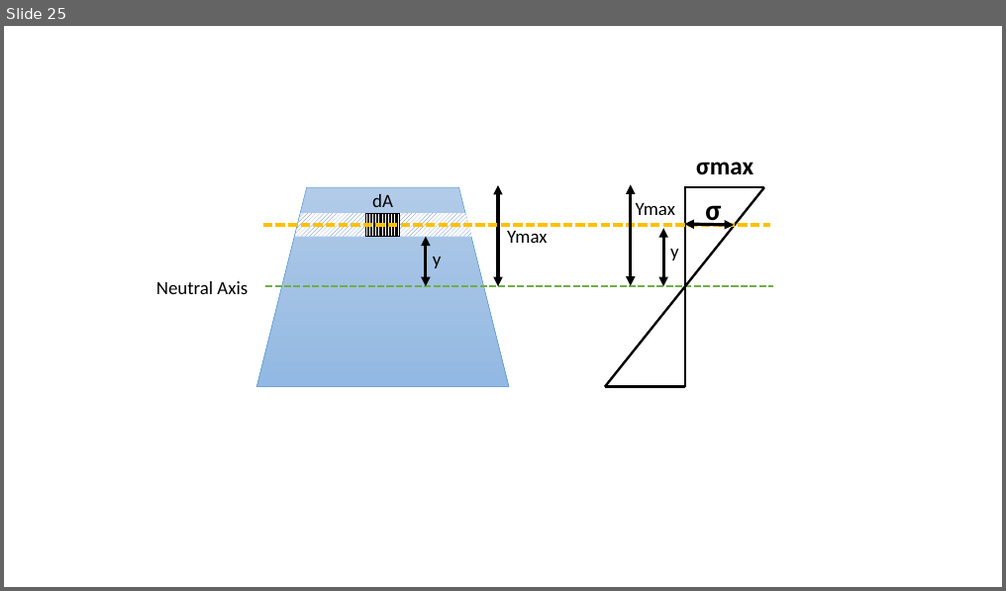
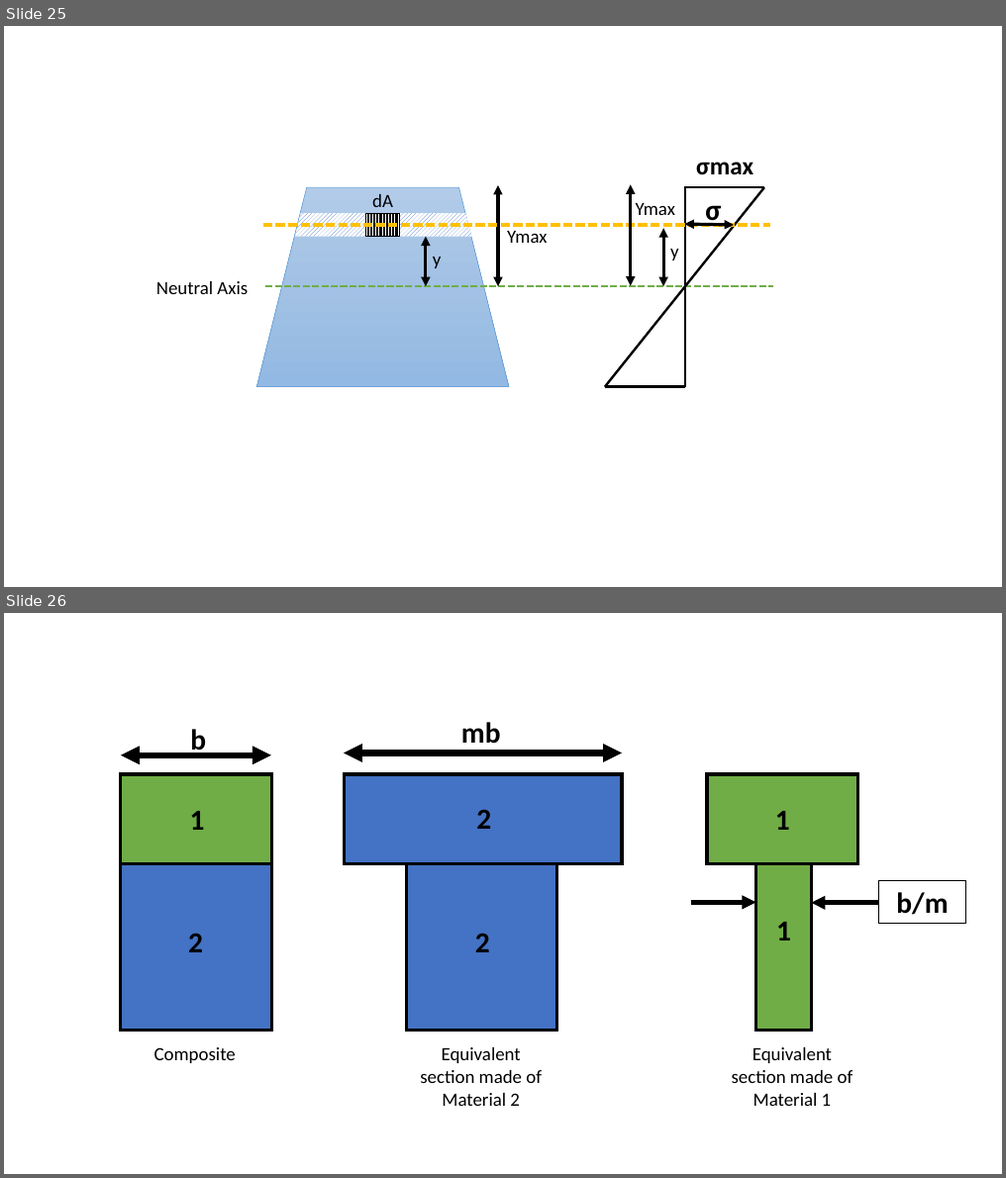
Before and after one commit to Kulasekaran-148/LATEX-Shortnotes-GATE, a slide deck: STRENGTH OF MATERIALS SHORTNOTES/SOM Revision.pptx. Shown one above the other, each under a label of ours: slide 25 before the commit, slides 25 and 26 after it. The pictures are 1006x591 and 1006x1178 pixels, drawn with LibreOffice and Linux fonts; fonts in the diff are those of the drawing. Boxes give left, top, right and bottom in pixels: in the first picture for what was removed or moved away, otherwise in the second. Text is boxed around its words. In the diff, an @@ line names an element or a change of style, - is before the commit and + after.

```diff
--- a/STRENGTH OF MATERIALS SHORTNOTES/SOM Revision.pptx
+++ b/STRENGTH OF MATERIALS SHORTNOTES/SOM Revision.pptx
@@ slide 26 added at (4, 613, 1002, 1174), background #FFFFFF @@
@@ text added at (190, 729, 206, 757), 28 pt, text #000000, bold @@
+b
@@ text added at (461, 722, 501, 744), 28 pt, text #000000, bold @@
+mb
@@ double arrow added from (121, 756) to (271, 756), #000000 6 pt @@
@@ double arrow added from (344, 753) to (622, 753), #000000 6 pt @@
@@ rectangle added at (121, 774, 272, 1031), fill #4472C4, outline #000000 3 pt @@
@@ rectangle added at (121, 774, 272, 864), fill #70AD47, outline #000000 3 pt @@
@@ rectangle added at (345, 774, 623, 864), fill #4472C4, outline #000000 3 pt @@
@@ rectangle added at (707, 774, 858, 864), fill #70AD47, outline #000000 3 pt @@
@@ text added at (190, 811, 205, 830), 28 pt, text #000000, bold @@
+1
@@ text added at (476, 809, 491, 829), 28 pt, text #000000, bold @@
+2
@@ text added at (775, 811, 790, 830), 28 pt, text #000000, bold @@
+1
@@ rectangle added at (406, 863, 557, 1031), fill #4472C4, outline #000000 3 pt @@
@@ rectangle added at (756, 863, 812, 1031), fill #70AD47, outline #000000 3 pt @@
@@ arrow added from (691, 903) to (756, 903), #000000 4.5 pt @@
@@ arrow added from (879, 903) to (811, 903), #000000 4.5 pt @@
@@ rectangle added at (879, 881, 966, 924), outline #000000 0.75 pt, 28 pt, text #000000, bold @@
+b/m
@@ text added at (188, 933, 203, 953), 28 pt, text #000000, bold @@
+2
@@ text added at (475, 933, 490, 953), 28 pt, text #000000, bold @@
+2
@@ text added at (776, 922, 791, 941), 28 pt, text #000000, bold @@
+1
@@ text added at (154, 1048, 236, 1063), 18 pt, text #000000 @@
+Composite
@@ text added at (420, 1048, 542, 1106), 18 pt, text #000000 @@
+Equivalent section made of Material 2
@@ text added at (732, 1048, 853, 1106), 18 pt, text #000000 @@
+Equivalent section made of Material 1
```
Also in this commit, not shown: 3 other slides added, 6 other files.
